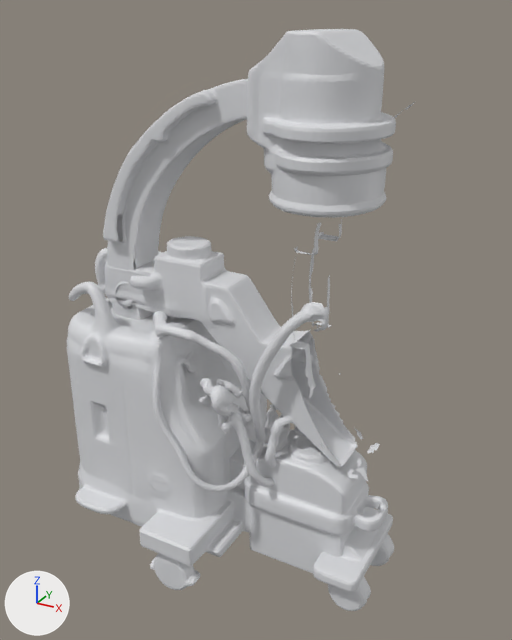
Renders of the glTF model apps/web/public/models/rigs/oec_rig.glb from each side of a commit.
Rendered twice from a camera (50 mm lens) standing at (0.787, -1.872, 0.906) and looking at (-0.265, 0.041, -0.051). The axes (+X, +Y, +Z) are drawn at lower left. The lights are the same throughout. The older version comes first. Vertices at exactly the same position are counted once.

Objects in the first picture: 'body', 'carm'.
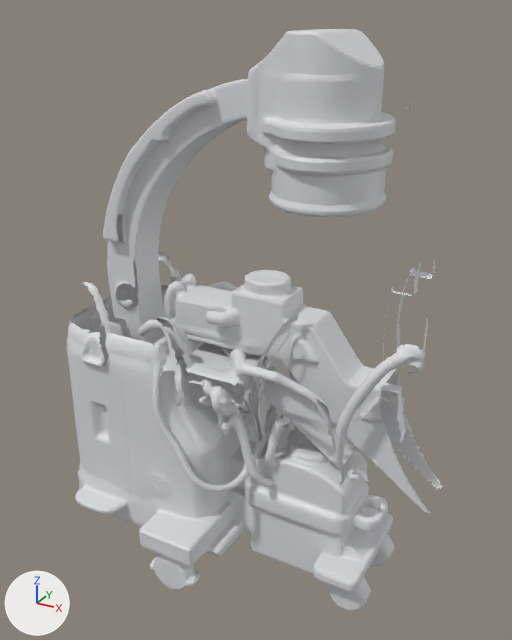
Boxes (x1, y1, x2, y2) around the edits, measured in the pictures (512 x 640 px):
'boom', added: after (138, 261, 442, 513)
part 1 of me_body, deleted: before (290, 257, 316, 398)
part 2 of me_body, deleted: before (309, 219, 342, 303)
part 3 of me_body, deleted: before (294, 223, 321, 255)
part 4 of me_body, deleted: before (312, 322, 331, 329)
part 5 of me_body, cut back (mostly hidden afterwards): before (69, 236, 357, 467); after (96, 308, 349, 453)

The edits, one by one:
me_body is used by ob_body; location (0.0, 0.0, 0.0).
me_body had 17741 vertices, 35163 faces and spanned x -1.0..0.31, y -0.37..0.4, z -0.97..0.74.
me_body now has 13027 vertices, 25270 faces and spans x -1.0..0.31, y -0.37..0.4, z -0.97..0.74.
me_body part 1: the loose piece of 88 vertices spanning x -0.09..0.0, y -0.09..-0.04, z -0.22..0.23 is deleted.
me_body part 2: the loose piece of 64 vertices spanning x -0.09..0.0, y 0.08..0.12, z -0.02..0.31 is deleted.
me_body part 3: the loose piece of 44 vertices spanning x -0.07..0.0, y -0.08..-0.05, z 0.25..0.35 is deleted.
me_body part 4: the loose piece of 31 vertices spanning x -0.08..-0.02, y 0.08..0.13, z -0.08..-0.03 is deleted.
me_body part 5: 75 vertices moved within x -0.74..0.07, y -0.21..0.26, z -0.45..-0.02; 4487 vertices removed from x -0.92..0.11, y -0.26..0.3, z -0.46..0.19.
Mesh me_boom is new.
It has 5530 vertices, 9931 faces and spans x -0.65..0.406, y -0.263..0.303, z -0.536..0.282.
It uses material mat_defaultmaterial_001.
Object 'boom' (ob_boom) is new; it shows me_boom.
Its location is (0.0, 0.0, 0.0).
